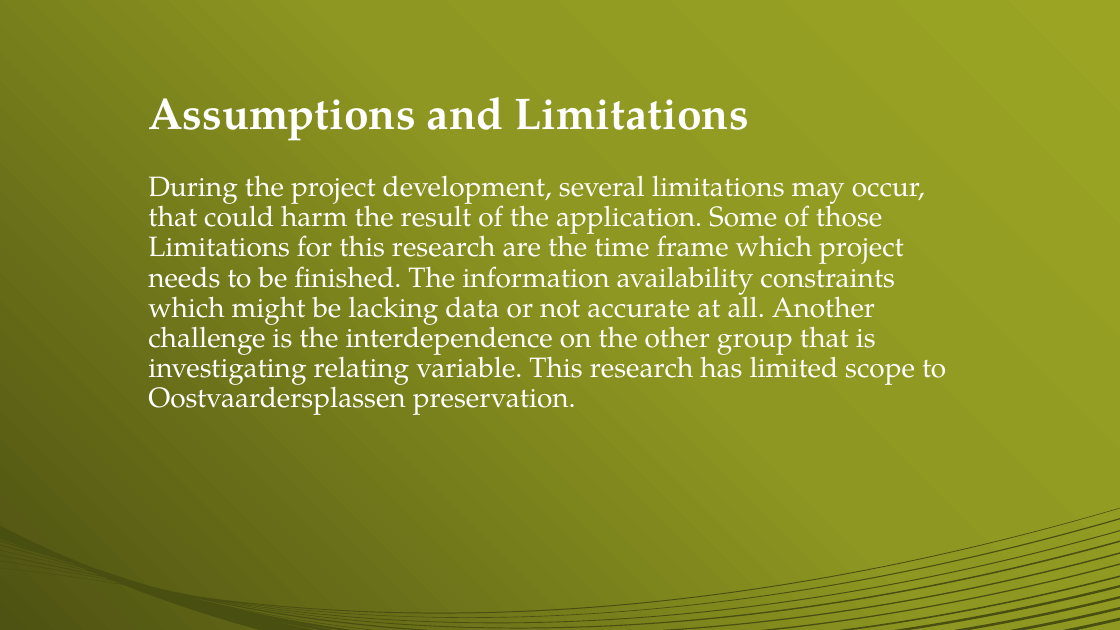
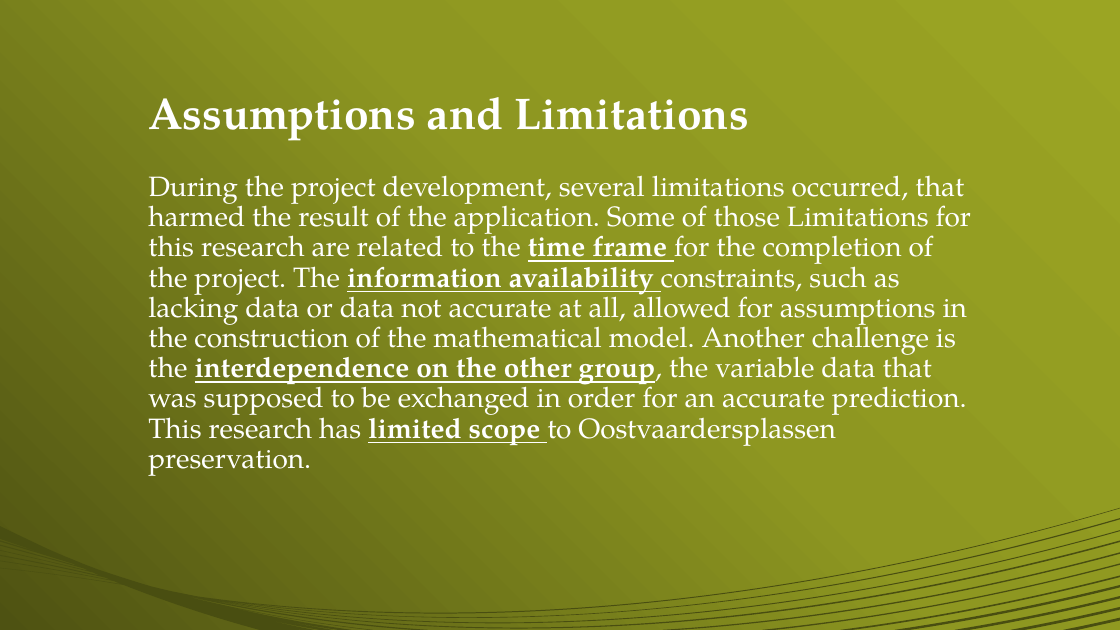
Before and after one commit to swatarianess/Project-App-Development, a slide deck: slide 15 of Presentation/AppPresentation.pptx (slide 13 before the commit). Drawn at 1120x630 pixels with LibreOffice and Linux fonts; fonts in the diff are those of the drawing. Boxes give left, top, right and bottom in pixels: in the first picture for what was removed or moved away, otherwise in the second. Text is boxed around its words. In the diff, an @@ line names an element or a change of style, - is before the commit and + after.

```diff
--- a/Presentation/AppPresentation.pptx
+++ b/Presentation/AppPresentation.pptx
@@ text at (148,175,971,476): text changed @@
-During the project development, several limitations may occur, that could harm the result of the application. Some of those Limitations for this research are the time frame which project needs to be finished. The information availability constraints which might be lacking data or not accurate at all. Another challenge is the interdependence on the other group that is investigating relating variable. This research has limited scope to Oostvaardersplassen preservation.
+During the project development, several limitations occurred, that harmed the result of the application. Some of those Limitations for this research are related to the time frame for the completion of the project. The information availability constraints, such as lacking data or data not accurate at all, allowed for assumptions in the construction of the mathematical model. Another challenge is the interdependence on the other group, the variable data that was supposed to be exchanged in order for an accurate prediction. This research has limited scope to Oostvaardersplassen preservation.
```
Also in this commit, not shown: 3 other slides changed, 2 slides added, 1 other file.
